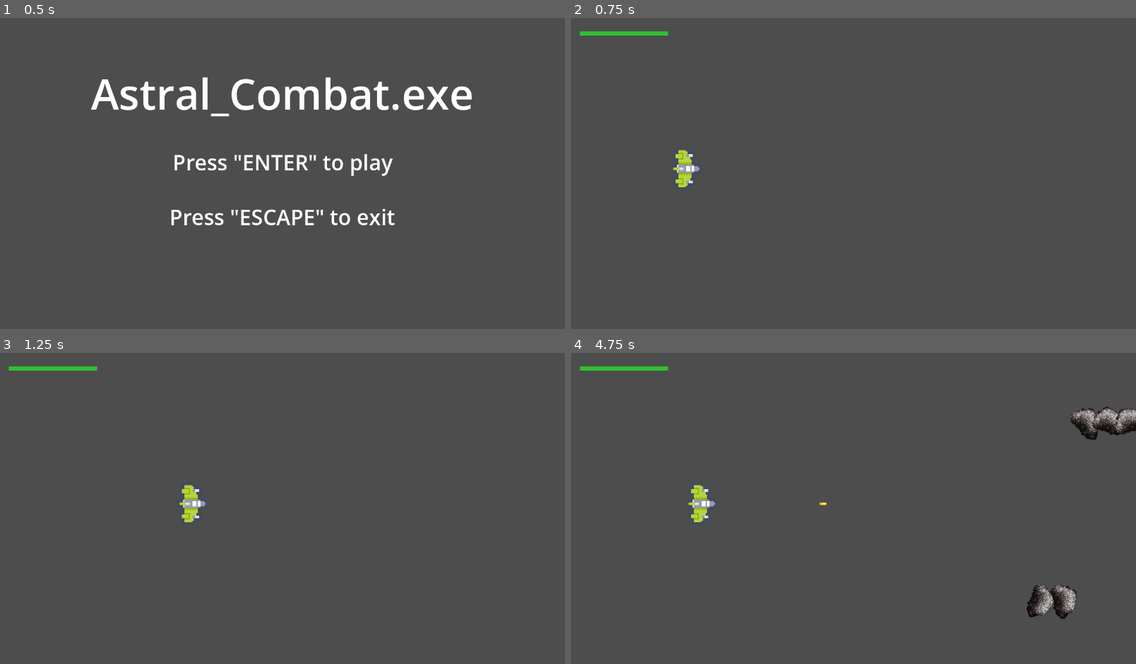
Above: before the commit, frames 1-4 (two rows, left to right).
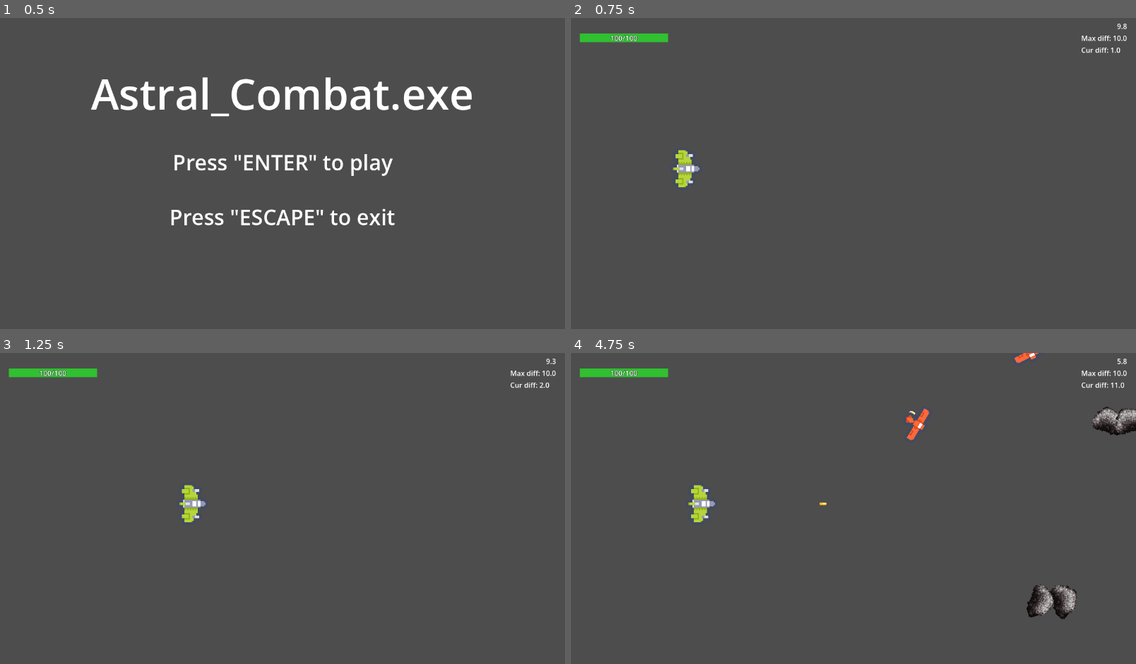
Above: after the commit, the same moments.

Repository: WilsonRyan/AstralCombat.exe
Game: Godot game, scene res://Scenes/Menus/MainMenu/MainMenu.tscn
The game is run twice, just before and just after one commit, with the same random seed, the same clock (stepped at 60 frames per second) and the same inputs.
Inputs:
- Up to frame 1 (0.5 s): no input
- Up to frame 2 (0.75 s): tap Enter (enter) at 0.5, 0.6 s; hold D (ship-right) from 0.53 s (still down)
- Up to frame 3 (1.25 s): keep holding D (ship-right)
- Up to frame 4 (4.75 s): release D (ship-right) at 1.28 s; hold S (ship-down) 1.28-2.03 s; tap Enter (enter) at 1.35, 2.3, 2.85, 3.6, 4.55 s; hold D (ship-right) 2.03-2.78 s; hold J (ship-shoot) 2.03-2.78 s; hold W (ship-up) 2.78-3.53 s; hold A (ship-left) from 3.53 s (still down); tap J (ship-shoot) at 4.35 s

Frame 1 is identical in both runs. In frame 2, 0.6% of the frame differs, in the area x 1-99%, y 1-12%; in frame 3, 0.6%; in frame 4, 1.2%, in the area x 1-99%, y 0-29%.

Commit message:
Moved the level timer to the Game scene, level completes after X amount of time. When level timer completes a blank powerup appears that the player can move onto to progress to the next level, which increase difficulty and level time. Added timer and difficulty on screen to the HUD sceen for easier troubleshooting.

Diff:
--- a/Globals/SignalHub.gd
+++ b/Globals/SignalHub.gd
@@ -7,6 +7,8 @@
 signal on_player_hit(dmg: float)
 signal on_player_die()
 signal on_enemy_dequeue(eny_diff: float)
+signal on_level_complete()
+signal on_start_next_level()
 
 
 func emit_on_create_player_bullet(pos: Vector2, speed_multi: float, bullet_type: PlayerBulletBase.BulletType) -> void:
@@ -23,3 +25,9 @@
 
 func emit_on_enemy_dequeue(eny_diff: float) -> void:
 	on_enemy_dequeue.emit(eny_diff)
+
+func emit_on_level_complete() -> void:
+	on_level_complete.emit()
+
+func emit_on_start_next_level() -> void:
+	on_start_next_level.emit()
--- a/Scenes/Game/Game.gd
+++ b/Scenes/Game/Game.gd
@@ -3,21 +3,44 @@
 @onready var hud: Control = $HUDCanvas/HUD
 @onready var health_bar: HealthBar = $HUDCanvas/HUD/margin_container/HealthBar
 @onready var player: Player = $Player
+@onready var level_timer: Timer = $LevelTimer
+@onready var wave_manager: Node2D = $WaveManager
+@onready var upgrade_base: UpgradeBase = $UpgradeBase
+
+var level_length: float = 10.0
 
 # Called when the node enters the scene tree for the first time.
 func _ready() -> void:
+	SignalHub.on_player_die.connect(on_player_die)
+	SignalHub.on_start_next_level.connect(on_start_next_level)
 	health_bar.setup(player)
-	SignalHub.on_player_die.connect(on_player_die)
+	start_level_timer()
 
 
 # Called every frame. 'delta' is the elapsed time since the previous frame.
 func _process(_delta: float) -> void:
-	pass
+	hud.set_level_time(level_timer.time_left)
+	hud.set_difficulty_on_screen(wave_manager._wave_difficulty, wave_manager.current_wave_diff)
 
 func _unhandled_input(_event: InputEvent) -> void:
 	if Input.is_action_just_pressed("escape") == true:
 		GameManager.load_main_menu()
 
 
+func start_level_timer() -> void:
+	level_timer.wait_time = level_length
+	level_timer.start()
+	level_timer.one_shot = true
+
+
 func on_player_die() -> void:
 	GameManager.load_main_menu()
+
+func on_start_next_level() -> void:
+	level_length += 5.0
+	start_level_timer()
+
+
+func _on_level_timer_timeout() -> void:
+	SignalHub.emit_on_level_complete()
+	upgrade_base.turn_on(true)
--- a/Scenes/Game/Game.tscn
+++ b/Scenes/Game/Game.tscn
@@ -4,6 +4,7 @@
 [ext_resource type="PackedScene" uid="uid://b6xrhgpkdm86b" path="res://Scenes/Player/Player.tscn" id="2_gwu2e"]
 [ext_resource type="PackedScene" uid="uid://x74p5f1o26b6" path="res://Scenes/HUD/Hud.tscn" id="2_y3kpf"]
 [ext_resource type="PackedScene" uid="uid://dpglund05audg" path="res://Scenes/ObjectMaker/ObjectMaker.tscn" id="3_xbxml"]
+[ext_resource type="PackedScene" uid="uid://c721tyqybney7" path="res://Scenes/Upgrades/UpgradeBase.tscn" id="6_1q8bt"]
 [ext_resource type="PackedScene" uid="uid://b08ccds5330ov" path="res://Scenes/WaveManager/WaveManager.tscn" id="6_3k6gv"]
 
 [node name="Game" type="Node2D" unique_id=243694093]
@@ -22,6 +23,12 @@
 
 [node name="ObjectMaker" parent="." unique_id=826657136 instance=ExtResource("3_xbxml")]
 
-[node name="EnemyPaths" type="Node" parent="." unique_id=40476694]
+[node name="WaveManager" parent="." unique_id=1998643419 instance=ExtResource("6_3k6gv")]
 
-[node name="WaveManager" parent="." unique_id=1998643419 instance=ExtResource("6_3k6gv")]
+[node name="LevelTimer" type="Timer" parent="." unique_id=1743258441]
+one_shot = true
+
+[node name="UpgradeBase" parent="." unique_id=1514471183 instance=ExtResource("6_1q8bt")]
+position = Vector2(1059, 359)
+
+[connection signal="timeout" from="LevelTimer" to="." method="_on_level_timer_timeout"]
--- a/Scenes/HUD/HealthBar/HealthBar.gd
+++ b/Scenes/HUD/HealthBar/HealthBar.gd
@@ -13,6 +13,7 @@
 @export var level_med: float = max_health * 0.65
 @export var level_low: float = max_health * 0.35
 
+@onready var health_amount: Label = $healthAmount
 
 # Called when the node enters the scene tree for the first time.
 func _ready() -> void:
@@ -29,6 +30,7 @@
 	value = current_health
 	level_med = max_health * 0.6
 	level_low = max_health * 0.2
+	health_amount.text = "%d/%d" % [current_health, max_health]
 	set_color()
 
 func set_color() -> void:
@@ -42,6 +44,7 @@
 func incr_value(v: float) -> void:
 	current_health -= v
 	value = current_health
+	health_amount.text = "%d/%d" % [current_health, max_health]
 	set_color()
 
 func take_damage(v: float) -> void:
@@ -52,6 +55,5 @@
 func on_player_hit(dmg: float) -> void:
 	incr_value(dmg)
 	value = current_health
-	print(current_health)
 	if current_health <= 0.0:
 		SignalHub.emit_on_player_die()
--- a/Scenes/HUD/HealthBar/HealthBar.tscn
+++ b/Scenes/HUD/HealthBar/HealthBar.tscn
@@ -4,13 +4,31 @@
 [ext_resource type="Texture2D" uid="uid://dew6h5ci3lnpk" path="res://Assets/Textures/UI/square_shadow.png" id="1_dvmd6"]
 [ext_resource type="Texture2D" uid="uid://bguk5hv0msnqt" path="res://Assets/Textures/UI/progress_ph.png" id="2_tfj7r"]
 
+[sub_resource type="LabelSettings" id="LabelSettings_dvmd6"]
+outline_size = 2
+outline_color = Color(0, 0, 0, 1)
+
 [node name="HealthBar" type="TextureProgressBar" unique_id=1555162091]
 nine_patch_stretch = true
-stretch_margin_right = 50
-stretch_margin_bottom = 10
+stretch_margin_right = 100
+stretch_margin_bottom = 20
 texture_under = ExtResource("1_dvmd6")
 texture_progress = ExtResource("2_tfj7r")
 tint_progress = Color(0, 0.90170145, 0, 1)
 script = ExtResource("1_71yg7")
 level_med = 25.0
 level_low = 10.0
+
+[node name="healthAmount" type="Label" parent="." unique_id=2059019486]
+layout_mode = 1
+anchors_preset = 15
+anchor_right = 1.0
+anchor_bottom = 1.0
+offset_top = -6.5
+offset_bottom = 6.5
+grow_horizontal = 2
+grow_vertical = 2
+text = "health"
+label_settings = SubResource("LabelSettings_dvmd6")
+horizontal_alignment = 1
+vertical_alignment = 1
--- a/Scenes/HUD/Hud.gd
+++ b/Scenes/HUD/Hud.gd
@@ -1,4 +1,8 @@
 extends Control
+
+@onready var level_time: Label = $margin_container/v_box_container/LevelTime
+@onready var max_diff_label: Label = $margin_container/v_box_container/MaxDiffLabel
+@onready var curr_diff_label: Label = $margin_container/v_box_container/CurrDiffLabel
 
 
 # Called when the node enters the scene tree for the first time.
@@ -9,3 +13,14 @@
 # Called every frame. 'delta' is the elapsed time since the previous frame.
 func _process(_delta: float) -> void:
 	pass
+
+func set_level_time(time: float) -> void:
+	if time == null:
+		return
+	level_time.text = "%.1f" % time
+
+func set_difficulty_on_screen(max_diff: float, cur_diff: float) -> void:
+	if max_diff == null or cur_diff == null:
+		return
+	max_diff_label.text = "Max diff: %.1f" % max_diff
+	curr_diff_label.text = "Cur diff: %.1f" % cur_diff
--- a/Scenes/HUD/Hud.tscn
+++ b/Scenes/HUD/Hud.tscn
@@ -21,8 +21,27 @@
 grow_horizontal = 2
 grow_vertical = 2
 theme_override_constants/margin_left = 20
+theme_override_constants/margin_top = 20
+theme_override_constants/margin_right = 20
 
 [node name="HealthBar" parent="margin_container" unique_id=1555162091 instance=ExtResource("2_auti3")]
 layout_mode = 2
 size_flags_horizontal = 0
 size_flags_vertical = 4
+
+[node name="v_box_container" type="VBoxContainer" parent="margin_container" unique_id=824788175]
+layout_mode = 2
+size_flags_horizontal = 8
+
+[node name="LevelTime" type="Label" parent="margin_container/v_box_container" unique_id=120895821]
+layout_mode = 2
+size_flags_horizontal = 8
+text = "Level Time"
+
+[node name="MaxDiffLabel" type="Label" parent="margin_container/v_box_container" unique_id=302734421]
+layout_mode = 2
+text = "Max Diff"
+
+[node name="CurrDiffLabel" type="Label" parent="margin_container/v_box_container" unique_id=1913743906]
+layout_mode = 2
+text = "Curr Diff"
--- a/Scenes/Player/Player.gd
+++ b/Scenes/Player/Player.gd
@@ -17,7 +17,6 @@
 
 # Called when the node enters the scene tree for the first time.
 func _ready() -> void:
-	#SignalHub.on_player_hit.connect(on_player_hit)
 	SignalHub.on_player_die.connect(on_player_die)
 
 
@@ -59,6 +58,12 @@
 		#die()
 
 
+
 func _on_timer_fire_rate_timeout() -> void:
 	can_shoot = true
 	timer_fire_rate.wait_time = prim_bullet_fire_rate
+
+
+func _on_area_entered(area: Area2D) -> void:
+	if area is not EnemyBulletBase:
+		SignalHub.emit_on_player_hit(25)
--- a/Scenes/Player/Player.tscn
+++ b/Scenes/Player/Player.tscn
@@ -9,7 +9,7 @@
 
 [node name="Player" type="Area2D" unique_id=1767697504]
 scale = Vector2(3, 3)
-collision_mask = 4
+collision_mask = 12
 script = ExtResource("1_s0eop")
 
 [node name="sprite_2d" type="Sprite2D" parent="." unique_id=868373390]
@@ -21,4 +21,5 @@
 [node name="timer_fireRate" type="Timer" parent="." unique_id=825016947]
 wait_time = 0.1
 
+[connection signal="area_entered" from="." to="." method="_on_area_entered"]
 [connection signal="timeout" from="timer_fireRate" to="." method="_on_timer_fire_rate_timeout"]
--- /dev/null
+++ b/Scenes/Upgrades/UpgradeBase.gd
@@ -0,0 +1,25 @@
+extends Area2D
+
+class_name UpgradeBase
+
+# Called when the node enters the scene tree for the first time.
+func _ready() -> void:
+	turn_on(false)
+
+
+# Called every frame. 'delta' is the elapsed time since the previous frame.
+func _process(_delta: float) -> void:
+	pass
+
+
+func turn_on(val: bool) -> void:
+	set_deferred("monitoring", val)
+	set_deferred("monitorable", val)
+	visible = val
+
+
+func _on_area_entered(area: Area2D) -> void:
+	if area is Player:
+		print("player upgrade and next level GO!")
+		SignalHub.emit_on_start_next_level()
+		turn_on(false)
--- /dev/null
+++ b/Scenes/Upgrades/UpgradeBase.tscn
@@ -0,0 +1,20 @@
+[gd_scene format=3 uid="uid://c721tyqybney7"]
+
+[ext_resource type="Script" uid="uid://ihtvrywwycdq" path="res://Scenes/Upgrades/UpgradeBase.gd" id="1_1nw8c"]
+[ext_resource type="Texture2D" uid="uid://b8l8uvdoo6ak2" path="res://Assets/Textures/Upgrades/star.png" id="2_oil22"]
+
+[sub_resource type="CircleShape2D" id="CircleShape2D_nt1ob"]
+radius = 25.0
+
+[node name="UpgradeBase" type="Area2D" unique_id=1514471183]
+scale = Vector2(3, 3)
+collision_layer = 16
+script = ExtResource("1_1nw8c")
+
+[node name="sprite_2d" type="Sprite2D" parent="." unique_id=219282089]
+texture = ExtResource("2_oil22")
+
+[node name="collision_shape_2d" type="CollisionShape2D" parent="." unique_id=495018068]
+shape = SubResource("CircleShape2D_nt1ob")
+
+[connection signal="area_entered" from="." to="." method="_on_area_entered"]
--- a/Scenes/WaveManager/WaveManager.gd
+++ b/Scenes/WaveManager/WaveManager.gd
@@ -6,6 +6,10 @@
 const ENEMY_SHIP = preload("uid://dh23xq2tjob0u")
 @onready var enemy_paths_ship: EnemyPathsBase = $EnemyPaths/EnemyPathsShip
 
+var enemyList: Array[EnemyBase.EnemyType] = [
+	EnemyBase.EnemyType.Asteroid,
+	EnemyBase.EnemyType.EnemyShip
+]
 
 @onready var spawn_timer: Timer = $SpawnTimer
 
@@ -13,6 +17,7 @@
 var _spawn_time: float = 0.5
 var _wave_difficulty: float = 10.0
 
+var level_complete: bool = false
 var can_spawn: bool = true
 var current_wave_diff: float = 0.0
 
@@ -20,13 +25,15 @@
 # Called when the node enters the scene tree for the first time.
 func _ready() -> void:
 	SignalHub.on_enemy_dequeue.connect(on_enemy_dequeue)
+	SignalHub.on_level_complete.connect(on_level_complete)
+	SignalHub.on_start_next_level.connect(on_start_next_level)
 	start_spawn_timer()
 
 
 # Called every frame. 'delta' is the elapsed time since the previous frame.
 func _process(_delta: float) -> void:
-	if current_wave_diff < _wave_difficulty:
-		spawn_enemy(EnemyBase.EnemyType.Asteroid)
+	if current_wave_diff < _wave_difficulty and level_complete == false:
+		spawn_enemy(enemyList.pick_random())
 
 #MUST ADD EACH ENEMY TO THIS FUNCTION
 func get_enemy_path(enemy_type: EnemyBase.EnemyType) -> EnemyPathsBase:
@@ -50,18 +57,23 @@
 
 func spawn_enemy(enemy_type: EnemyBase.EnemyType) -> void:
 	var path: Path2D = null
-	if can_spawn == true:
+	if can_spawn == true and level_complete == false:
 		path = get_enemy_path(enemy_type).get_paths_list().pick_random()
 		path.add_child(create_enemy(enemy_type))
-		print("Current: ", current_wave_diff)
-		print("Max: ", _wave_difficulty)
 		can_spawn = false
 		start_spawn_timer()
 
 
+func on_start_next_level() -> void:
+	level_complete = false
+	_wave_difficulty += 2
+
 func on_enemy_dequeue(eny_diff: float) -> void:
 	current_wave_diff -= eny_diff
 
+func  on_level_complete() -> void:
+	level_complete = true
+	print("LEVEL COMPLETE")
 
 func start_spawn_timer() -> void:
 	spawn_timer.wait_time = _spawn_time
--- a/project.godot
+++ b/project.godot
@@ -94,6 +94,7 @@
 2d_physics/layer_2="PlayerBullet"
 2d_physics/layer_3="Enemies"
 2d_physics/layer_4="EnemyBullets"
+2d_physics/layer_5="Upgrades"
 
 [physics]
 
Binary file added: Assets/Textures/Upgrades/star.png
Not shown, added: Assets/Textures/Upgrades/star.png.import
Not shown, added: Scenes/Upgrades/UpgradeBase.gd.uid
Not shown, changed: devLog.md
